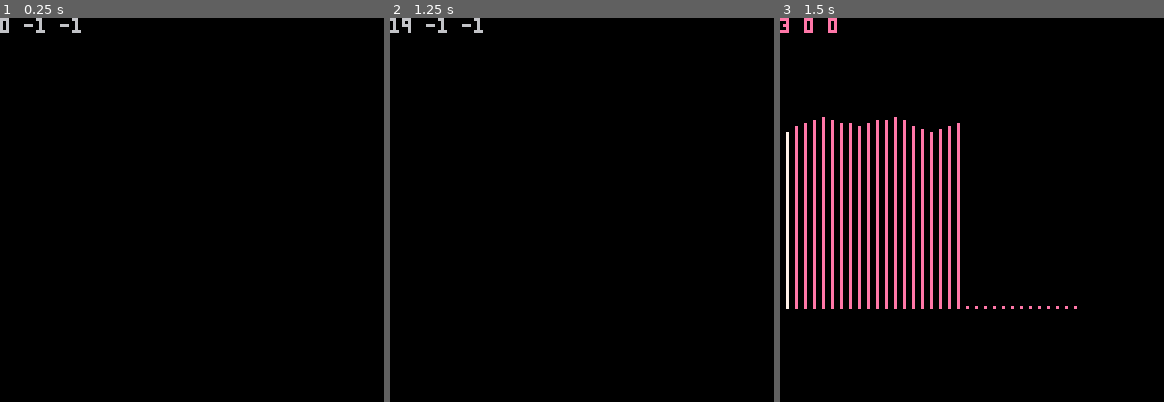
Above: before the commit, frames 1-3 (left to right).
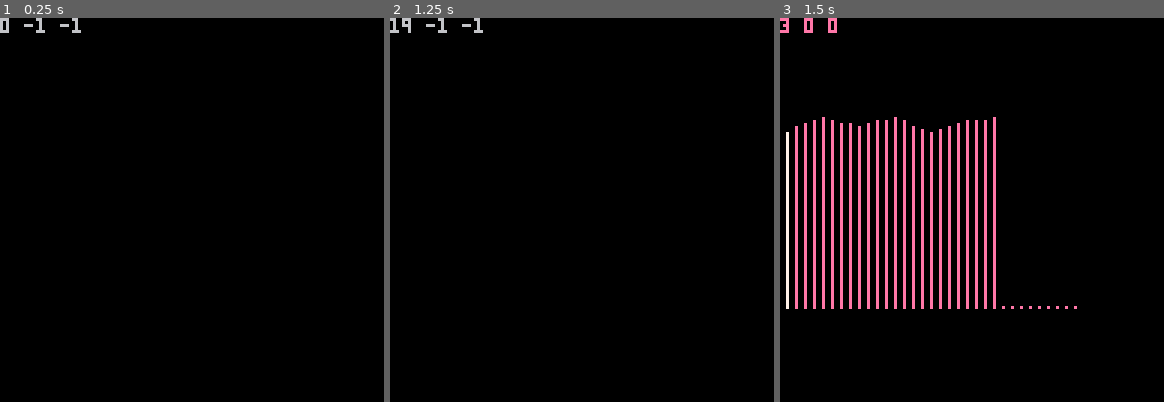
Above: after the commit, the same moments.

Repository: DeCarabas/pico_carts
Game: PICO-8 cartridge calls.p8
The game is run twice, just before and just after one commit, with the same random seed, the same clock (stepped at 60 frames per second) and the same inputs.
Inputs:
- Up to frame 1 (0.25 s): no input
- Up to frame 2 (1.25 s): tap O (Z key) at 0.7 s
- Up to frame 3 (1.5 s): no input

Frames 1-2 are identical in both runs. In frame 3, 1.5% of the frame differs, in the area x 48-57%, y 25-75%.

Commit message:
[calls] ...and better...

Diff:
--- a/calls.p8
+++ b/calls.p8
@@ -1,20 +1,33 @@
 pico-8 cartridge // http://www.pico-8.com
 version 22
 __lua__
-cl=32
-
+-- birdsong generator
+-- (c) 2020 john doty
+--
+-- generates random birdsong.
+--
 function lerp(a,b,t)
  return a+(b-a)*t
 end
 
-function gen_call(i)
+function gen_chirp(i)
  local base=0x3200+(68*i)
 
- cl=rnd(16)+8
+ local cl=rnd(8)+16
  for i=0,63,1 do
   poke(base+i,0)
  end
 
+ -- set speed to 1.
+ poke(base+65,1)
+
+ -- set pitches.
+ -- it sounds better (i found)
+ -- if you lerp over 4 tones
+ -- between points.
+ -- discontinuities sound gross,
+ -- but you still want the pitch
+ -- changes quick.
  local old=rnd(8)+56
  for i=0,cl,4 do
   local new=rnd(8)+56
@@ -31,7 +44,7 @@
 function gen_song()
  local notes=ceil(rnd(4))
  for i=0,notes-1 do
-  gen_call(i)
+  gen_chirp(i)
  end
 
  song={}
@@ -40,6 +53,7 @@
   add(song, flr(rnd(notes)))
  end
 
+ -- these are in frames.
  note_delay=rnd(3)+2
  song_delay=rnd(15)+15
 end
@@ -72,9 +86,10 @@
      -- generate the song.
      -- nothing is playing so
      -- we'll wait this long
-     -- before playing. you'd expect
-     -- it to be a trailing gap not
-     -- a leading gap but :shrug:.
+     -- before playing. you'd
+     -- expect it to be a
+     -- trailing gap not a
+     -- leading gap but :shrug:
      delay=song_delay
      pd=delay
     end
